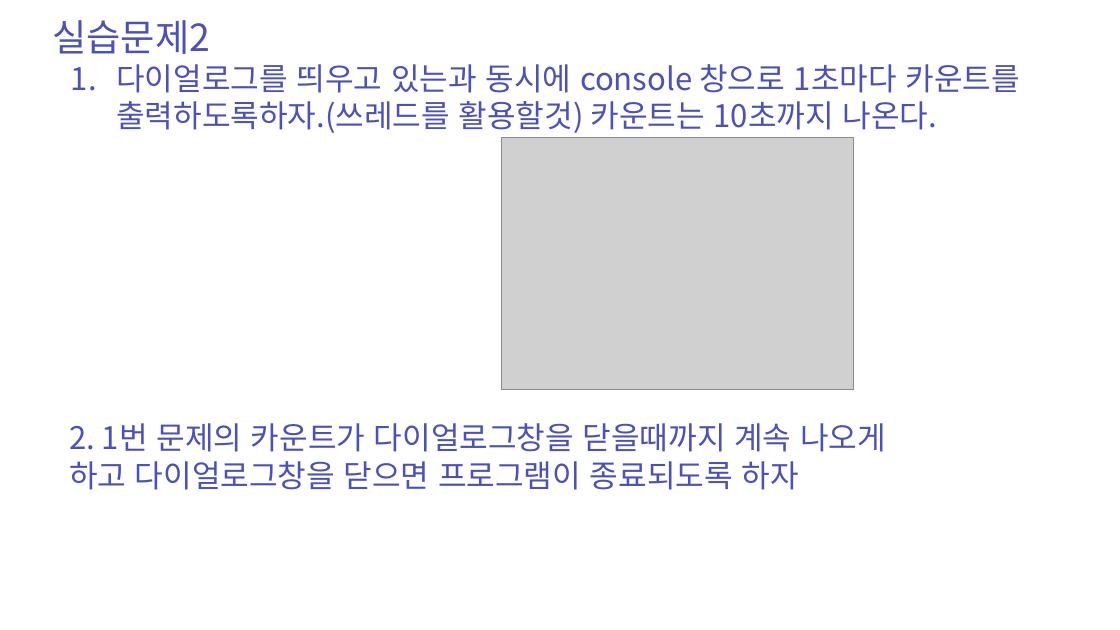
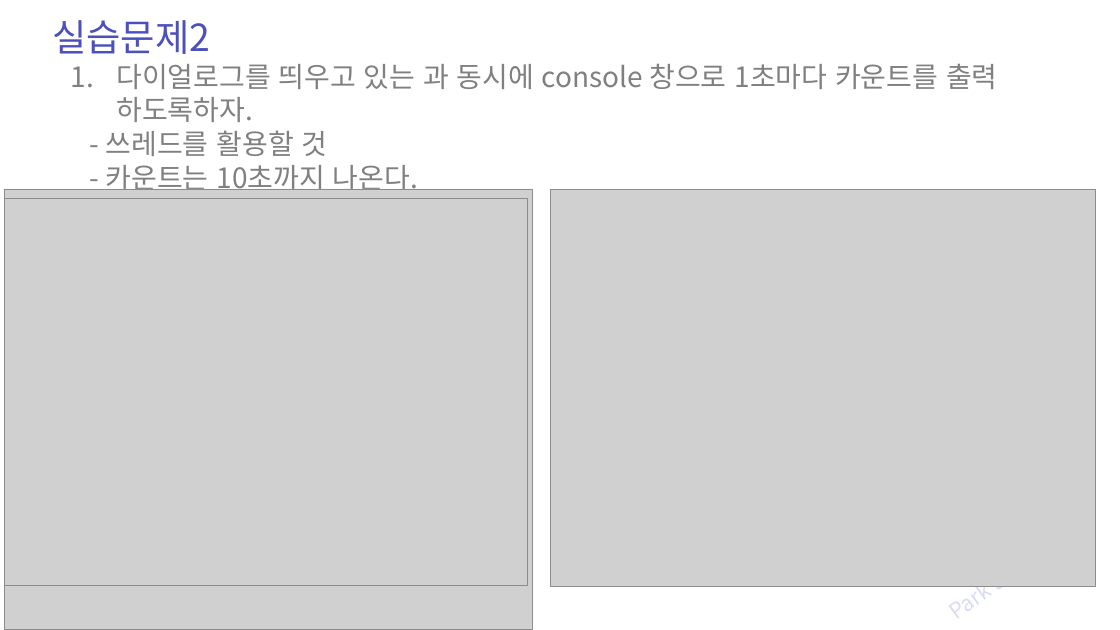
Before and after one commit to zest132/JavaLecture, a slide deck: slide 66 of JavaLecture/LectureFile/java 14강 자료구조와 쓰레드.pptx (slide 65 before the commit). Drawn at 1120x630 pixels with LibreOffice and Linux fonts; fonts in the diff are those of the drawing; grey boxes stand for pictures. Boxes give left, top, right and bottom in pixels: in the first picture for what was removed or moved away, otherwise in the second. Text is boxed around its words. In the diff, an @@ line names an element or a change of style, - is before the commit and + after.

```diff
--- a/JavaLecture/LectureFile/java 14강 자료구조와 쓰레드.pptx
+++ b/JavaLecture/LectureFile/java 14강 자료구조와 쓰레드.pptx
@@ text at [106, 64, 998, 196]: text changed; size 40 to 36 pt; text colour #4C50BB to #808080 @@
-1. 다이얼로그를 띄우고 있는과 동시에 console 창으로 1초마다 카운트를 출력하도록하자.(쓰레드를 활용할것) 카운트는 10초까지 나온다.
+1. 다이얼로그를 띄우고 있는 과 동시에 console 창으로 1초마다 카운트를 출력 하도록하자.
+- 쓰레드를 활용할 것
+- 카운트는 10초까지 나온다.
@@ picture removed at [501, 138, 853, 390] @@
@@ picture added at [4, 189, 532, 629] @@
@@ picture added at [4, 198, 527, 586] @@
@@ picture added at [550, 190, 1096, 586] @@
@@ text removed at [69, 423, 886, 490] @@
-2. 1번 문제의 카운트가 다이얼로그창을 닫을때까지 계속 나오게 하고 다이얼로그창을 닫으면 프로그램이 종료되도록 하자
@@ text added at [0, 485, 174, 630], 28 pt, text #4C50BC at 20% opacity @@
+Park Ju Byeong
@@ text added at [938, 485, 1120, 630], 28 pt, text #4C50BC at 20% opacity @@
+Park Ju Byeong
```
Also in this commit, not shown: 65 other slides changed, 4 slides added, 2 slides removed, 3 other files.
